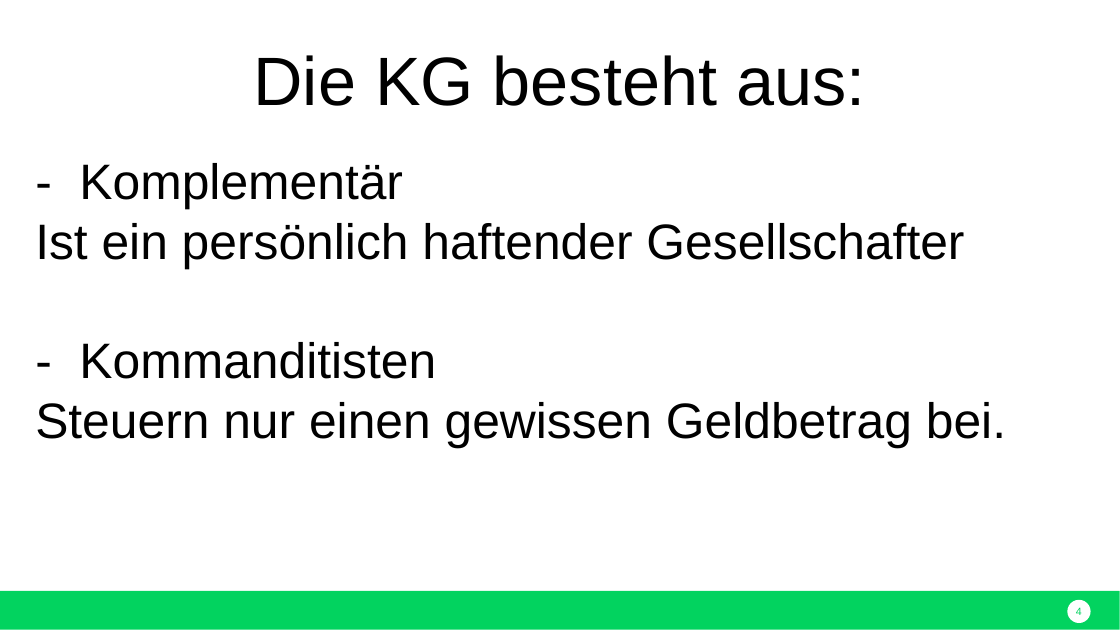
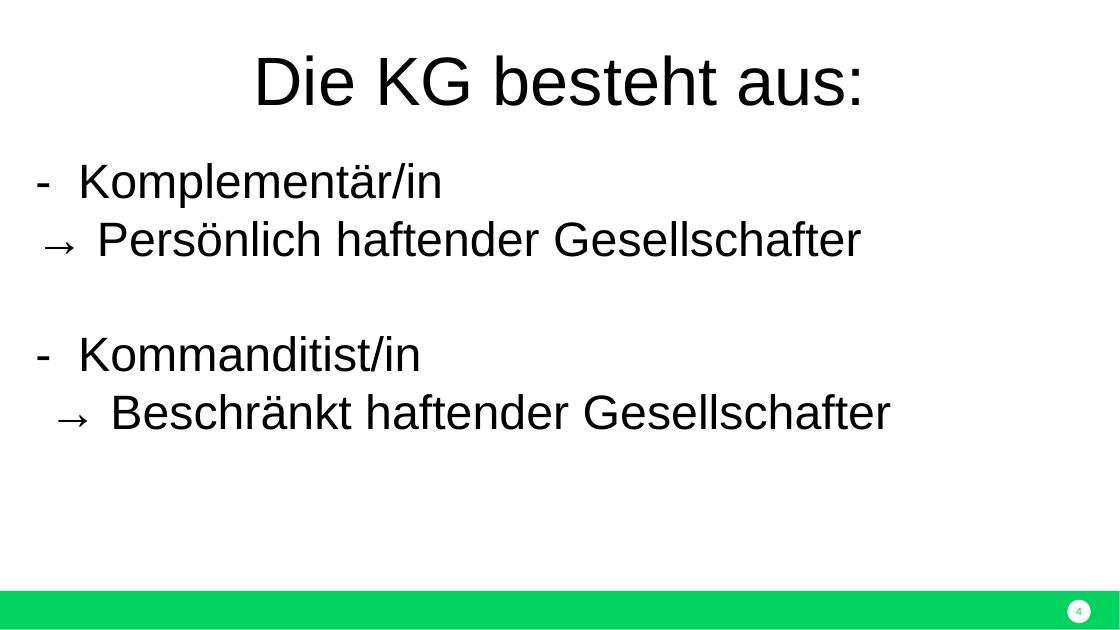
Before and after one commit to nodeg/exercises, a slide deck: slide 4 of Referat_BWP_KG_eugen.pptx. Drawn at 1120x630 pixels with LibreOffice and Linux fonts; fonts in the diff are those of the drawing. Boxes give left, top, right and bottom in pixels: in the first picture for what was removed or moved away, otherwise in the second. Text is boxed around its words. In the diff, an @@ line names an element or a change of style, - is before the commit and + after.

```diff
--- a/Referat_BWP_KG_eugen.pptx
+++ b/Referat_BWP_KG_eugen.pptx
@@ text at box(78, 163, 892, 430): text changed; size 32 to 31 pt @@
-- Komplementär
-Ist ein persönlich haftender Gesellschafter
-- Kommanditisten
-Steuern nur einen gewissen Geldbetrag bei.
+- Komplementär/in
+→ Persönlich haftender Gesellschafter
+- Kommanditist/in
+→ Beschränkt haftender Gesellschafter
```
Also in this commit, not shown: 6 other slides changed.
